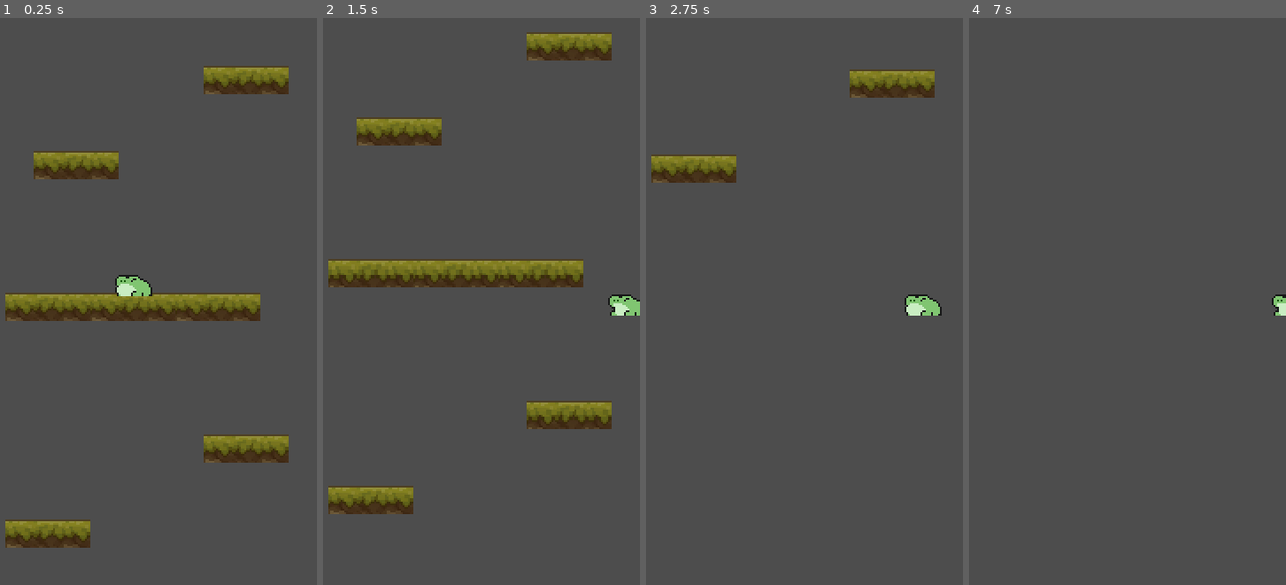
Above: before the commit, frames 1-4 (left to right).
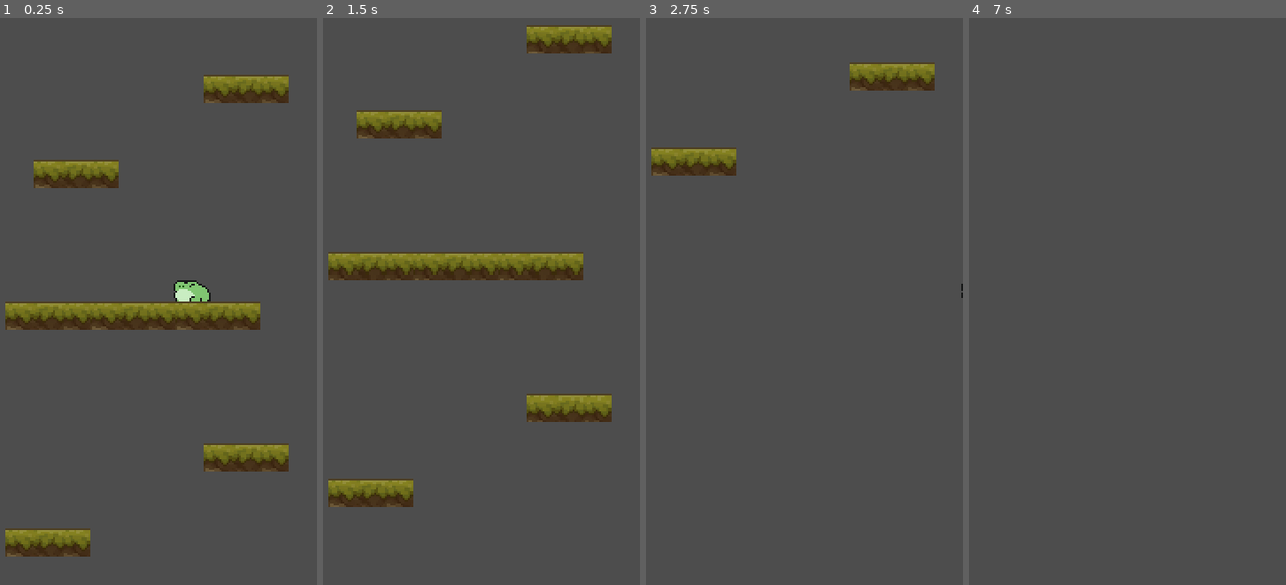
Above: after the commit, the same moments.

Repository: emilykrohn/Whirlwind
Game: Godot game, scene res://Scenes/main.tscn
Same seed, same stepped clock (60 frames per second), same inputs: the game is played once before the commit and once after it.
Inputs:
- Up to frame 1 (0.25 s): no input
- Up to frame 2 (1.5 s): tap Enter (ui_accept) at 0.5, 0.6, 0.77, 1.07, 1.35 s; hold Right (ui_right) from 0.53 s (still down)
- Up to frame 3 (2.75 s): tap Enter (ui_accept) at 1.52, 1.82, 2.1 s; release Right (ui_right) at 2.03 s; hold Left (ui_left) from 2.03 s (still down)
- Up to frame 4 (7 s): release Left (ui_left) at 2.78 s; hold Right (ui_right) 2.78-4.28 s; tap Enter (ui_accept) at 2.85, 3.02, 3.32, 3.6, 3.77, 4.07, 4.25, 4.35, 4.52, 4.82, 5, 5.1, 5.75, 5.85, 6.02, 6.32, 6.5, 6.6, 6.77 s; hold Left (ui_left) 4.28-5.03 s; hold Right (ui_right) 5.03-5.78 s; hold Left (ui_left) from 5.78 s (still down)

The runs differ from the first frame. In frame 1, 12% of the frame differs, in the area x 1-92%, y 8-95%; in frame 2, 9.9%; in frame 3, 3.1%; in frame 4, 0.1%.

Commit message:
Fix jumping again

Diff:
--- a/Scenes/Entity/entity.tscn
+++ b/Scenes/Entity/entity.tscn
@@ -11,13 +11,14 @@
 }]
 
 [sub_resource type="CircleShape2D" id="CircleShape2D_ib103"]
-radius = 6.08276
+radius = 8.0
 
 [node name="Entity" type="CharacterBody2D"]
 script = ExtResource("1_wctpb")
 
 [node name="AnimatedSprite2D" type="AnimatedSprite2D" parent="."]
 sprite_frames = SubResource("SpriteFrames_l80rs")
+animation = &"idle"
 
 [node name="CollisionShape2D" type="CollisionShape2D" parent="."]
 shape = SubResource("CircleShape2D_ib103")
--- a/Scenes/Player/player.gd
+++ b/Scenes/Player/player.gd
@@ -2,26 +2,32 @@
 
 const JUMP_VELOCITY = -400.0
 var is_jumping = false
-var screen_center_y = 0
+var previous_tile
+var collider_radius
+var is_on_floor = true
 
 @onready var tilemap = get_node("../TileMap")
 
 func _ready():
-	var screen_height = get_viewport_rect().size.y
-	screen_center_y = screen_height / 2
+	previous_tile = tilemap.global_position
+	collider_radius = $CollisionShape2D.get_shape().get_size().y
 
 func _physics_process(delta):
-	global_position.y = screen_center_y
-	if not is_on_floor():
-		tilemap.position.y -= 150 * delta
+	#print("first: " + str(previous_tile.y))
+	#print("second: " + str(floor(tilemap.global_position.y)))
+	print("player: " + str(global_position))
 
-	if Input.is_action_just_pressed("ui_accept") and is_on_floor():
-		#velocity.y = JUMP_VELOCITY
+	if Input.is_action_just_pressed("ui_accept") and is_on_floor:
 		is_jumping = true
 		$Jump.start()
 
 	if is_jumping:
-		tilemap.position.y += 8
+		var tilemap_movement = (tilemap.global_position.y - previous_tile.y) - 50
+		tilemap.global_position.y -= tilemap_movement
+		#tilemap.global_position.y -= 50 * delta
+
+	if not is_on_floor:
+		tilemap.global_position.y -= 150 * delta
 
 	var direction = Input.get_axis("ui_left", "ui_right")
 	if direction:
@@ -33,3 +39,12 @@
 
 func _on_jump_timeout():
 	is_jumping = false
+
+func _on_area_2d_body_entered(body):
+	if body is TileMap:
+		previous_tile = tilemap.local_to_map(global_position + Vector2(0, collider_radius))
+		is_on_floor = true
+
+func _on_area_2d_body_exited(body):
+	if body is TileMap:
+		is_on_floor = false
--- a/Scenes/Player/player.tscn
+++ b/Scenes/Player/player.tscn
@@ -33,21 +33,36 @@
 "speed": 4.0
 }]
 
+[sub_resource type="RectangleShape2D" id="RectangleShape2D_inj02"]
+size = Vector2(18, 12)
+
+[sub_resource type="RectangleShape2D" id="RectangleShape2D_24fq2"]
+size = Vector2(12, 2)
+
 [node name="Player" instance=ExtResource("1_rdgh6")]
+collision_layer = 0
 script = ExtResource("2_e3lgs")
 entity_resource = SubResource("Resource_6a3es")
 
 [node name="AnimatedSprite2D" parent="." index="0"]
 sprite_frames = SubResource("SpriteFrames_d48ly")
-animation = &"idle"
 autoplay = "idle"
 frame_progress = 0.254398
 
 [node name="CollisionShape2D" parent="." index="1"]
-position = Vector2(0, 2)
+position = Vector2(1, 2)
+shape = SubResource("RectangleShape2D_inj02")
 
 [node name="Jump" type="Timer" parent="." index="2"]
-wait_time = 0.2
+wait_time = 0.4
 one_shot = true
 
+[node name="Area2D" type="Area2D" parent="." index="3"]
+
+[node name="CollisionShape2D" type="CollisionShape2D" parent="Area2D" index="0"]
+position = Vector2(0, 8)
+shape = SubResource("RectangleShape2D_24fq2")
+
 [connection signal="timeout" from="Jump" to="." method="_on_jump_timeout"]
+[connection signal="body_entered" from="Area2D" to="." method="_on_area_2d_body_entered"]
+[connection signal="body_exited" from="Area2D" to="." method="_on_area_2d_body_exited"]
--- a/Scenes/main.tscn
+++ b/Scenes/main.tscn
@@ -2005,5 +2005,5 @@
 layer_0/tile_data = PackedInt32Array(655361, 983040, 6, 655362, 1048576, 6, 655363, 1114112, 6, 655364, 983040, 6, 6553 …(333 unchanged characters)…
 
 [node name="Player" parent="." instance=ExtResource("2_phlu1")]
-position = Vector2(88, 152)
+position = Vector2(121, 152)
 entity_resource = SubResource("Resource_blcws")
Not shown: 1 places in Scenes/Player/player.tscn that only renumber resources
